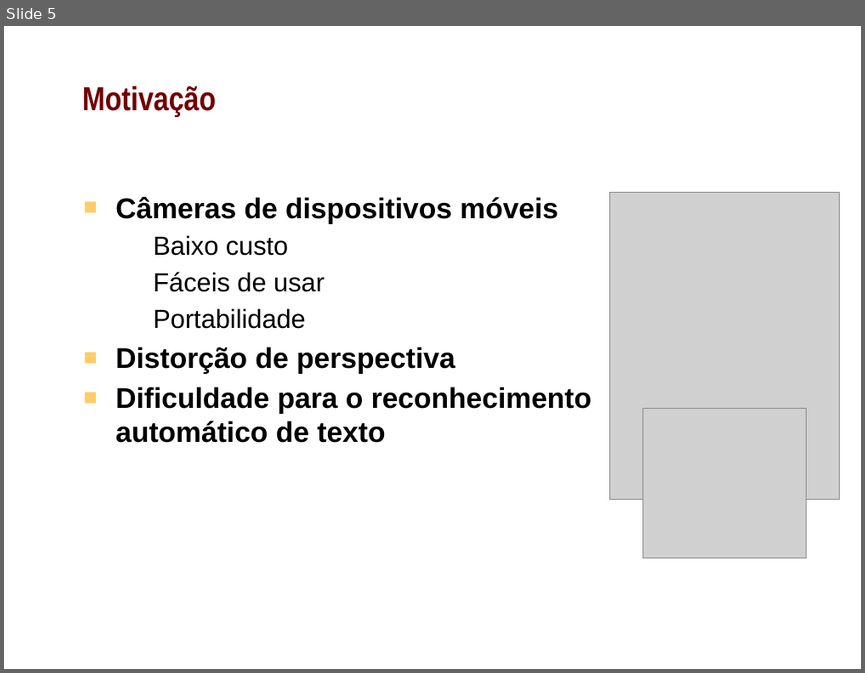
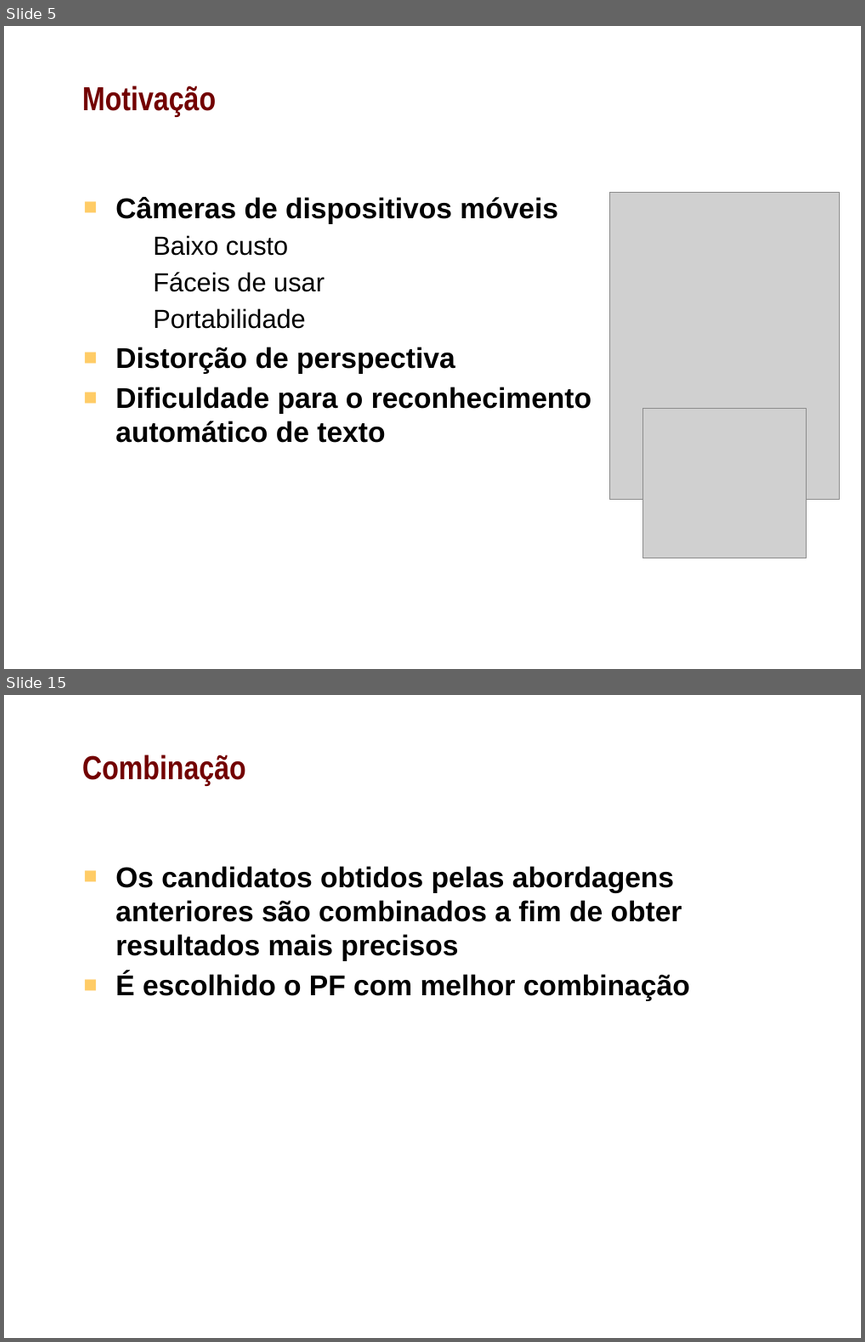
Before and after one commit to shannonyu/perspective-rectification, a slide deck: doc/pres.pptx. Shown one above the other, each under a label of ours: slide 5 before the commit, slides 5 and 15 after it; the slides between them are not shown. The pictures are 865x673 and 865x1342 pixels, drawn with LibreOffice and Linux fonts; fonts in the diff are those of the drawing; grey boxes stand for pictures; background and template pictures are left out. Boxes give left, top, right and bottom in pixels: in the first picture for what was removed or moved away, otherwise in the second. Text is boxed around its words. In the diff, an @@ line names an element or a change of style, - is before the commit and + after.

```diff
--- a/doc/pres.pptx
+++ b/doc/pres.pptx
@@ slide 15 added at bbox=[4, 695, 861, 1338], background picture (left out) @@
@@ title added at bbox=[82, 755, 246, 785], 28 pt, text #720000, bold @@
+Combinação
@@ text added at bbox=[115, 866, 690, 1001], 24 pt, text #000000, bold @@
+■ Os candidatos obtidos pelas abordagens anteriores são combinados a fim de obter resultados mais precisos
+■ É escolhido o PF com melhor combinação
```
Also in this commit, not shown: 2 slides changed, 10 other slides added, 2 slides removed.
